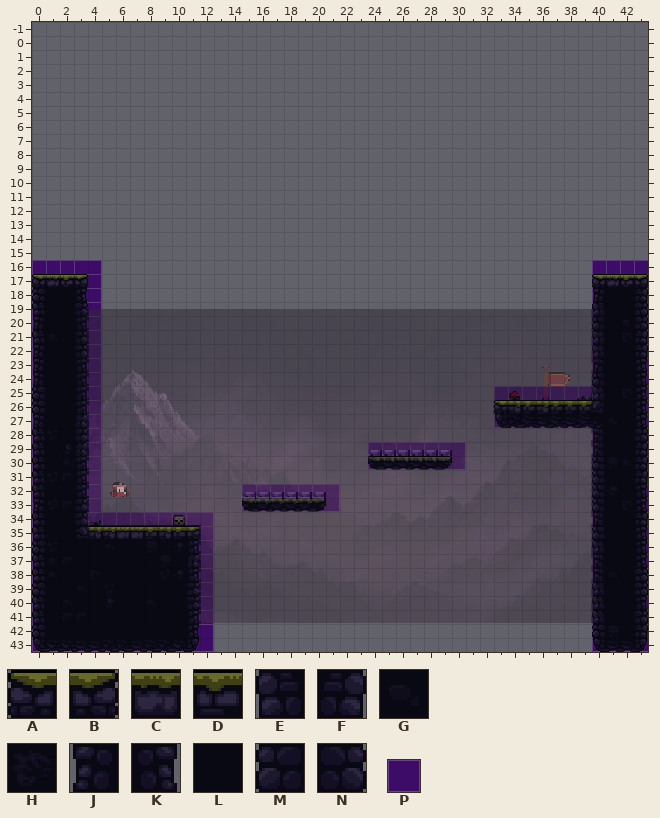
A Tiled map gets an edit: Assets/_Game/Tiled/Maps/b1/Level_16.tmx. The picture above was drawn from the file before the commit.
Cells are 16x16 px. Shown: x 0..43, y -1..43.
Key: from "b1": A 0, B 0 flipped left-right, C 2, D 3, E 9, F 9 flipped left-right, G 10, H 11, J 18, K 18 flipped left-right, L 20, M 27, N 27 flipped left-right; from "prototype": P 0.
_ is an empty cell, # one hidden under a higher layer.
Layers that did not change in this view are not listed.
Layer "prototype" before, first column x 0:
-1 ____________________________________________
 0 ____________________________________________
 1 ____________________________________________
 2 ____________________________________________
 3 ____________________________________________
 4 ____________________________________________
 5 ____________________________________________
 6 ____________________________________________
 7 ____________________________________________
 8 ____________________________________________
 9 ____________________________________________
10 ____________________________________________
11 ____________________________________________
12 ____________________________________________
13 ____________________________________________
14 ____________________________________________
15 ____________________________________________
16 ____________________________________________
17 P##P____________________________________P##P
18 P##P____________________________________P##P
19 P##P____________________________________P##P
20 P##P____________________________________P##P
21 P##P____________________________________P##P
22 P##P____________________________________P##P
Layer "terrain" before, first column x 0:
-1 ____________________________________________
 0 ____________________________________________
 1 ____________________________________________
 2 ____________________________________________
 3 ____________________________________________
 4 ____________________________________________
 5 ____________________________________________
 6 ____________________________________________
 7 ____________________________________________
 8 ____________________________________________
 9 ____________________________________________
10 ____________________________________________
11 ____________________________________________
12 ____________________________________________
13 ____________________________________________
14 ____________________________________________
15 ____________________________________________
16 ____________________________________________
17 ACDB____________________________________ACDB
18 MLLK____________________________________JLLF
19 ELLN____________________________________ELLN
20 JLLK____________________________________MLGN
21 EGLN____________________________________ELHF
22 JLLN____________________________________ELLF
23 JLLK____________________________________JLLK
24 JLLK____________________________________MLLK
The result:
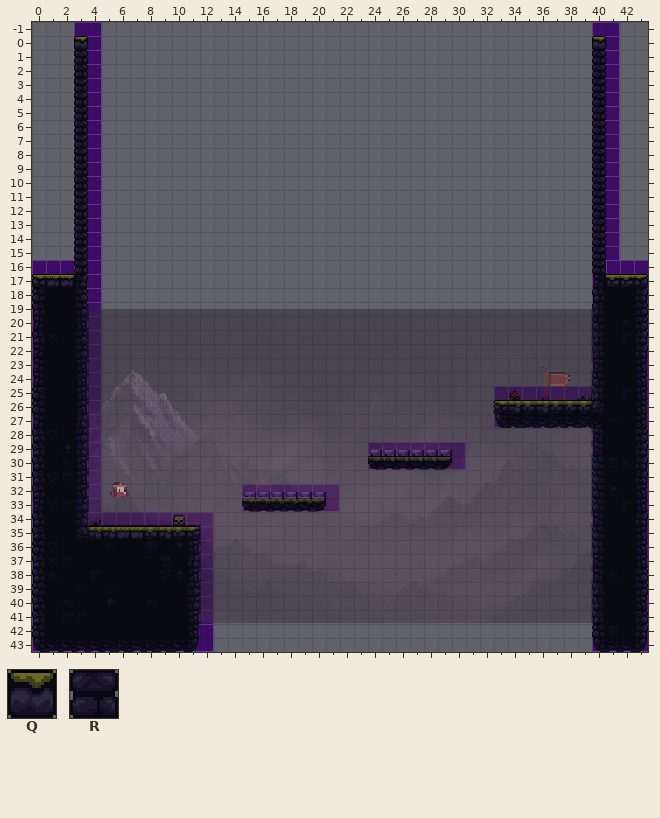
Further tiles: from "b1": Q 13, R 22.
Diff:
Layer "prototype":
y 0..16: x 3 _ -> P; x 40 _ -> P
Layer "terrain":
y 0: x 3 _ -> Q; x 40 _ -> Q
y 1..16: x 3 _ -> R; x 40 _ -> R
y 17: x 2..3 DB -> CF; x 40..41 AC -> JD
y 18: x 3 K -> N; x 40 J -> E
Where, in picture pixels (left, top, right, bottom), the same in both pictures:
changed: (61, 22, 102, 301)
changed: (592, 22, 620, 301)
